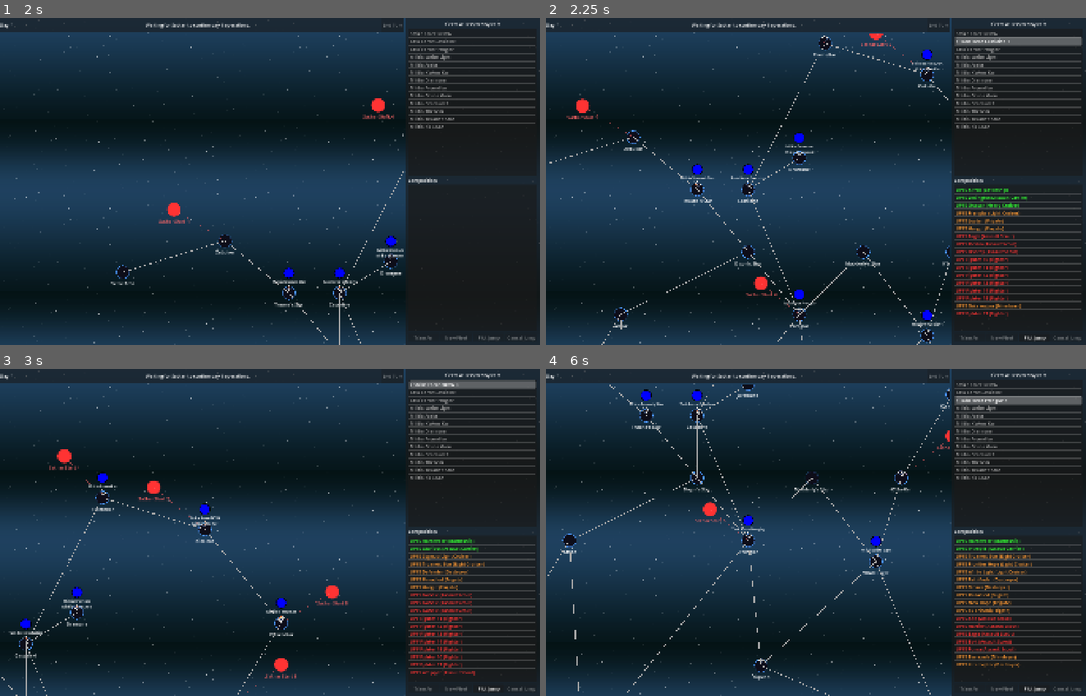
Above: before the commit, frames 1-4 (two rows, left to right).
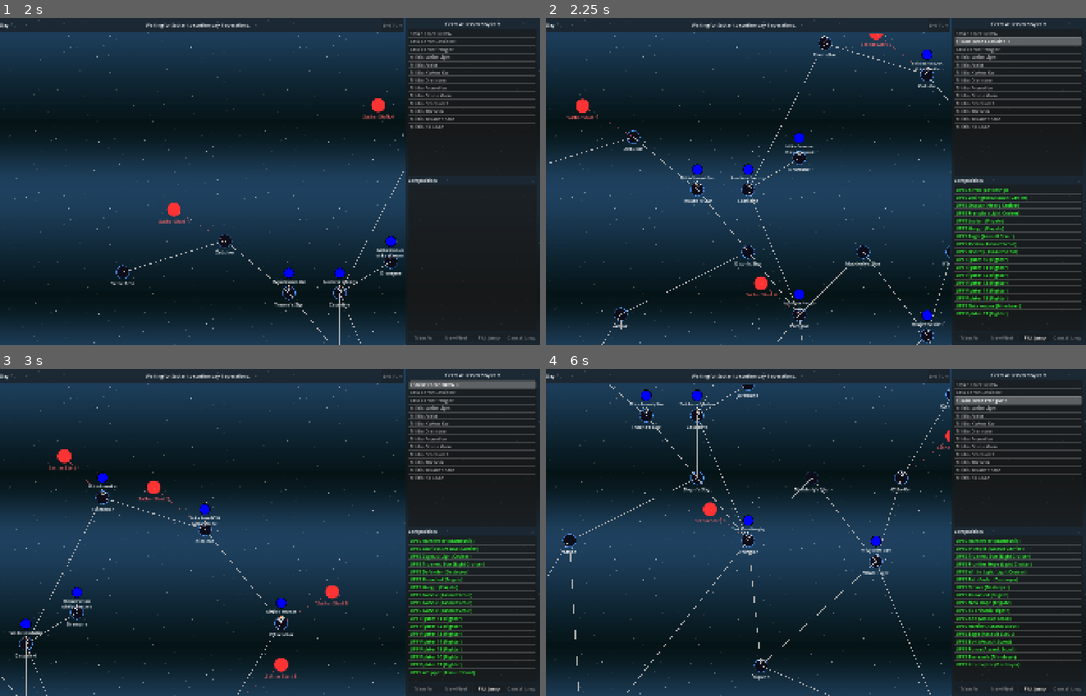
Above: after the commit, the same moments.

Repository: jjeffers/sf-kh-simulator
Game: Godot game, scene res://Scenes/CampaignMap.tscn
The game is run twice, just before and just after one commit, with the same random seed, the same clock (stepped at 60 frames per second) and the same inputs. This scene is started directly instead of the project's main scene.
Inputs (mouse positions are in pixels of both pictures, inside the frame that each line leads up to):
- Up to frame 1 (2 s): click "End Turn" at 0.5 s; click (518, 158) at 1.27 s
- Up to frame 2 (2.25 s): click (886, 273) at 2.02 s
- Up to frame 3 (3 s): click (383, 404) at 2.77 s
- Up to frame 4 (6 s): click (751, 509) at 3.52 s; click (573, 624) at 4.27 s; click (745, 519) at 5.02 s; click (799, 646) at 5.77 s

Frame 1 is identical in both runs. In frame 2, 1.2% of the frame differs, in the area x 76-88%, y 58-92%; in frame 3, 1.5%, in the area x 76-90%, y 56-94%; in frame 4, 1.4%.

Commit message:
Add ShipStatusPanel integration to CampaignMap for dynamic ship health and stats viewing
- Instantiates ShipStatusPanel on CampaignMap initialization, anchoring it to the Left UI edge.
- Converts summarized CampaignDictionary map ship representations into fully instantiated Ship objects during the selection callback.
- Inherits configuration limits dynamically via Ship configuration methods to accurately render structural bars, cripped weapons, fires, and active combat damage out-of-encounter.
- Uses dynamic ship configuration to accurately display HP values in the composition list colorizer, fixing a bug where ships with max HP below 100 always appeared red/orange.

Diff:
--- a/Scripts/CampaignMap.gd
+++ b/Scripts/CampaignMap.gd
@@ -33,6 +33,7 @@
 const BASE_MAP_SIZE := Vector2(2500, 2500)
 
 var active_encounter_dialog: Node = null
+var ship_status_panel: Node = null
 
 func _ready():
 	# CampaignManager is now a guaranteed Autoload
@@ -70,6 +71,16 @@
 	map_view.remove_child(map_container)
 	map_view.add_child(map_wrapper)
 	map_wrapper.add_child(map_container)
+
+	# Instantiate Ship Status Panel on the left side
+	var panel_script = load("res://Scripts/ShipStatusPanel.gd")
+	if panel_script is GDScript:
+		ship_status_panel = panel_script.new()
+		ship_status_panel.set_anchors_and_offsets_preset(Control.PRESET_BOTTOM_LEFT, Control.PRESET_MODE_MINSIZE, 20)
+		ship_status_panel.offset_bottom = -20
+		ship_status_panel.custom_minimum_size = Vector2(300, 400)
+		ship_status_panel.visible = false
+		add_child(ship_status_panel)
 
 	# Select an initial system to populate the lists
 	var my_fac = _get_my_faction()
@@ -735,14 +746,26 @@
 		var s_name = str(s)
 		var health_pct = 1.0
 
+		var ShipScript = load("res://Scripts/Ship.gd")
+		var max_hull_val = 100.0 # Standardize later
+
 		if typeof(s) == TYPE_DICTIONARY:
 			s_name = s.get("name", s.get("ship_name", "Ship")) + " (" + s.get("class", s.get("ship_class", "Unknown")) + ")"
-			# Assuming hull defaults to 100 max in campaign dictionary representation right now
-			health_pct = float(s.get("hull", 100)) / 100.0
+
+			if ShipScript:
+				var dummy = ShipScript.new()
+				var s_class_name = s.get("class", s.get("ship_class", ""))
+				var method_name = "configure_" + s_class_name.replace(" ", "_").to_lower()
+				if dummy.has_method(method_name):
+					dummy.call(method_name)
+					max_hull_val = float(dummy.hull)
+				dummy.free()
+
+			health_pct = float(s.get("hull", max_hull_val)) / max_hull_val
+
 		elif typeof(s) == TYPE_OBJECT and s.has_method("get_ship_name"):
 			s_name = s.get_ship_name()
 			if s.get("hull"):
-				var max_hull_val = 100.0 # Standardize later
 				health_pct = float(s.hull) / max_hull_val
 
 		ship_list_ui.add_item(s_name)
@@ -846,8 +869,47 @@
 
 	dialog.popup_centered()
 
-func _on_ship_selection_changed(_row, _selected):
-	pass
+func _on_ship_selection_changed():
+	if not ship_status_panel: return
+
+	var selected_items = ship_list_ui.get_selected_items()
+	if selected_items.size() == 1:
+		var idx = selected_items[0]
+		if selected_fleet and idx < selected_fleet.ships.size():
+			var s_data = selected_fleet.ships[idx]
+
+			var temp_ship = load("res://Scripts/Ship.gd").new()
+			# Apply data
+			if typeof(s_data) == TYPE_DICTIONARY:
+				temp_ship.name = s_data.get("name", s_data.get("ship_name", "Ship"))
+				temp_ship.ship_class = s_data.get("class", s_data.get("ship_class", "Unknown"))
+				temp_ship.faction = s_data.get("faction", selected_fleet.faction)
+
+				# Call configure to get rules/max values
+				var method_name = "configure_" + temp_ship.ship_class.replace(" ", "_").to_lower()
+				if temp_ship.has_method(method_name):
+					temp_ship.call(method_name)
+
+				# Override active campaign states
+				if s_data.has("hull"): temp_ship.hull = s_data["hull"]
+				if s_data.has("current_adf_modifier"): temp_ship.current_adf_modifier = s_data["current_adf_modifier"]
+				if s_data.has("current_mr_modifier"): temp_ship.current_mr_modifier = s_data["current_mr_modifier"]
+				if s_data.has("ccs_damaged"): temp_ship.ccs_damaged = s_data["ccs_damaged"]
+				if s_data.has("has_electrical_fire"): temp_ship.has_electrical_fire = s_data["has_electrical_fire"]
+				if s_data.has("has_disastrous_fire"): temp_ship.has_disastrous_fire = s_data["has_disastrous_fire"]
+				if s_data.has("icm_max"): temp_ship.icm_max = s_data["icm_max"]
+				if s_data.has("ms_max"): temp_ship.ms_max = s_data["ms_max"]
+				if s_data.has("weapons"): temp_ship.weapons = s_data["weapons"]
+
+				# Display
+				ship_status_panel.update_from_ship(temp_ship)
+				ship_status_panel.show()
+				temp_ship.free()
+			elif typeof(s_data) == TYPE_OBJECT and s_data.has_method("get_ship_name"):
+				ship_status_panel.update_from_ship(s_data)
+				ship_status_panel.show()
+	else:
+		ship_status_panel.hide()
 
 func _execute_jump(target_id: String):
 	if selected_fleet:
